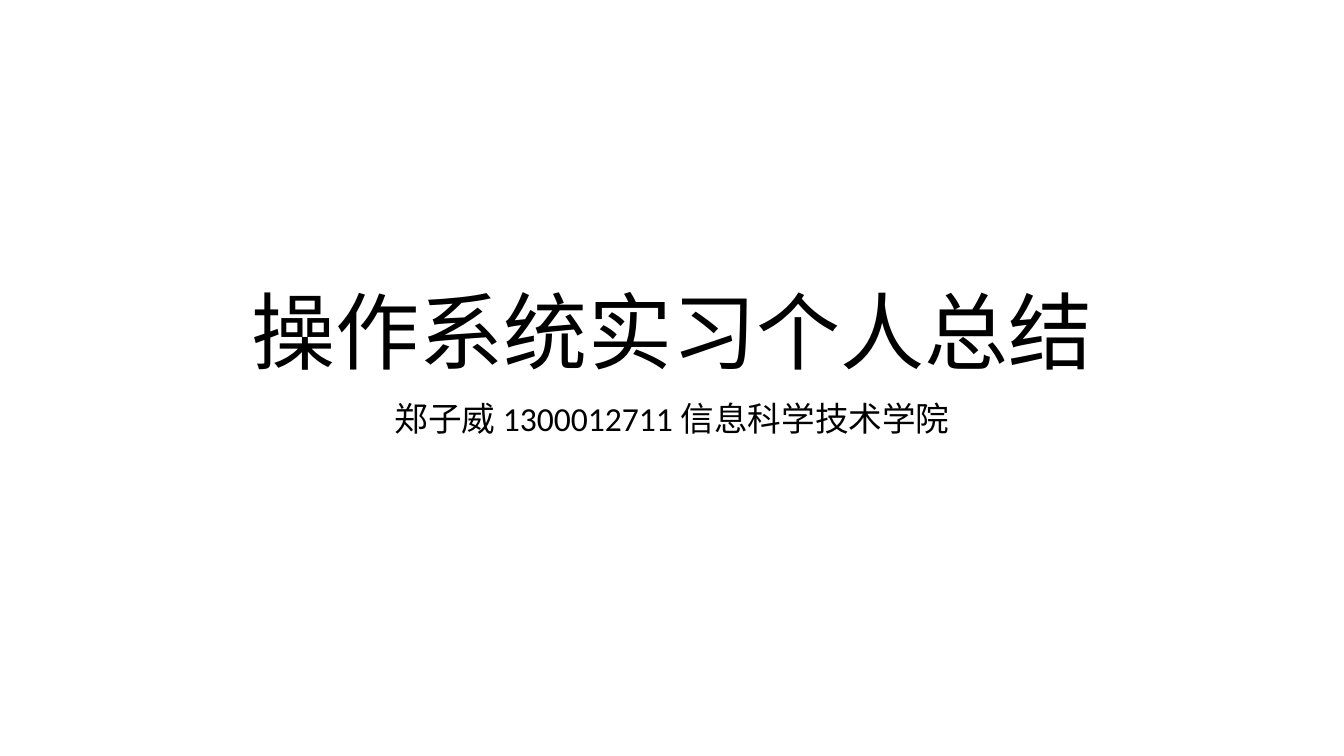
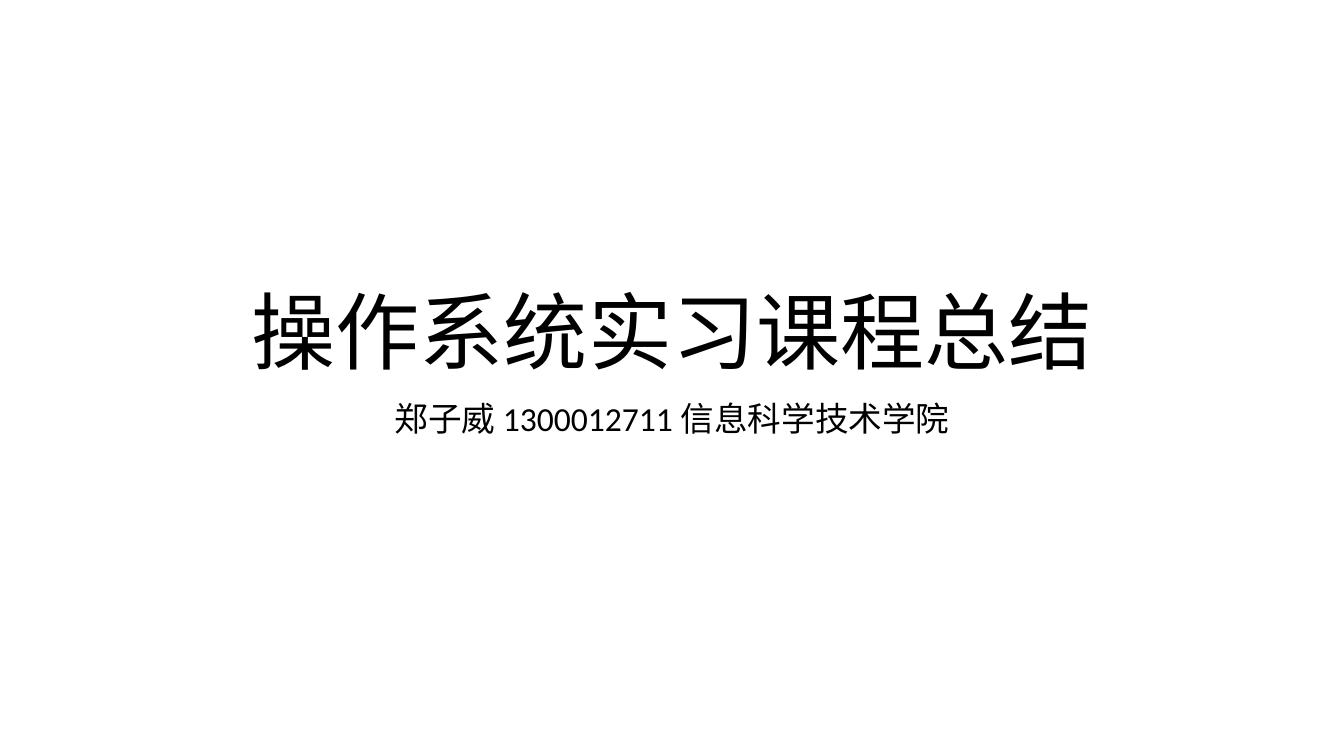
Before and after one commit to Michealzzw/Operating-System-Mesos, a slide deck: slide 1 of OSP-pre.pptx. Drawn at 1344x756 pixels with LibreOffice and Linux fonts; fonts in the diff are those of the drawing. Boxes give left, top, right and bottom in pixels: in the first picture for what was removed or moved away, otherwise in the second. Text is boxed around its words. In the diff, an @@ line names an element or a change of style, - is before the commit and + after.

Commit message:
ppt-update

```diff
--- a/OSP-pre.pptx
+++ b/OSP-pre.pptx
@@ title at (252, 292, 1092, 370): text changed @@
-操作系统实习个人总结
+操作系统实习课程总结
```
